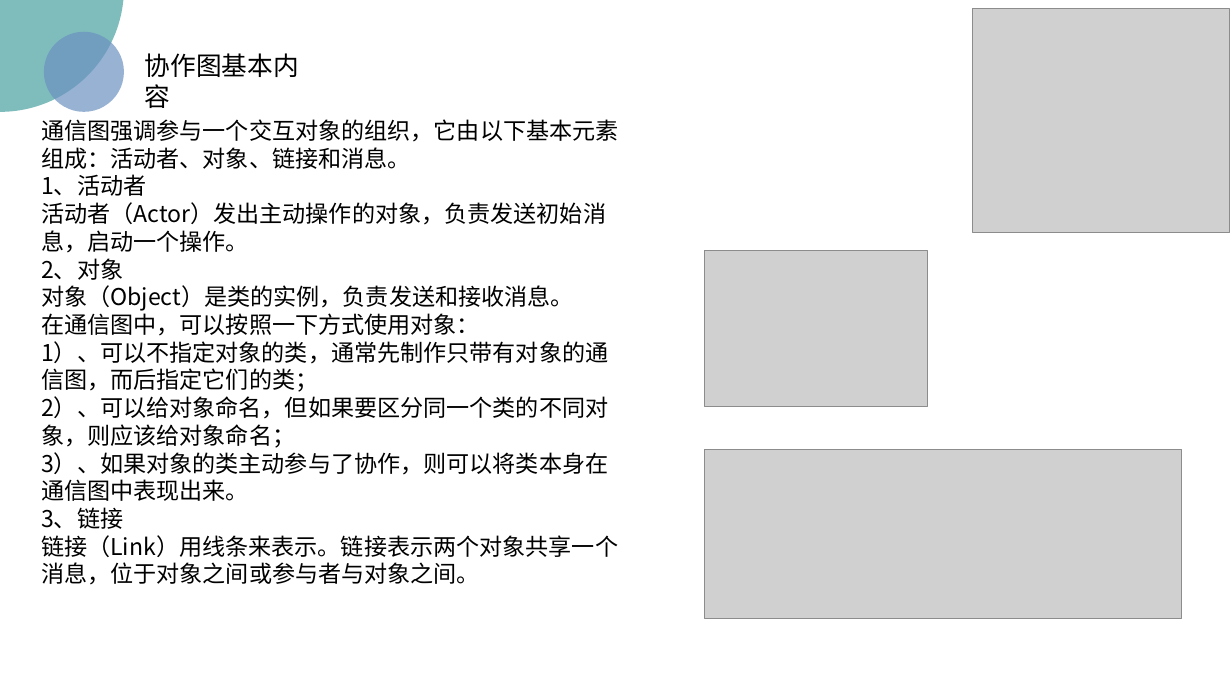
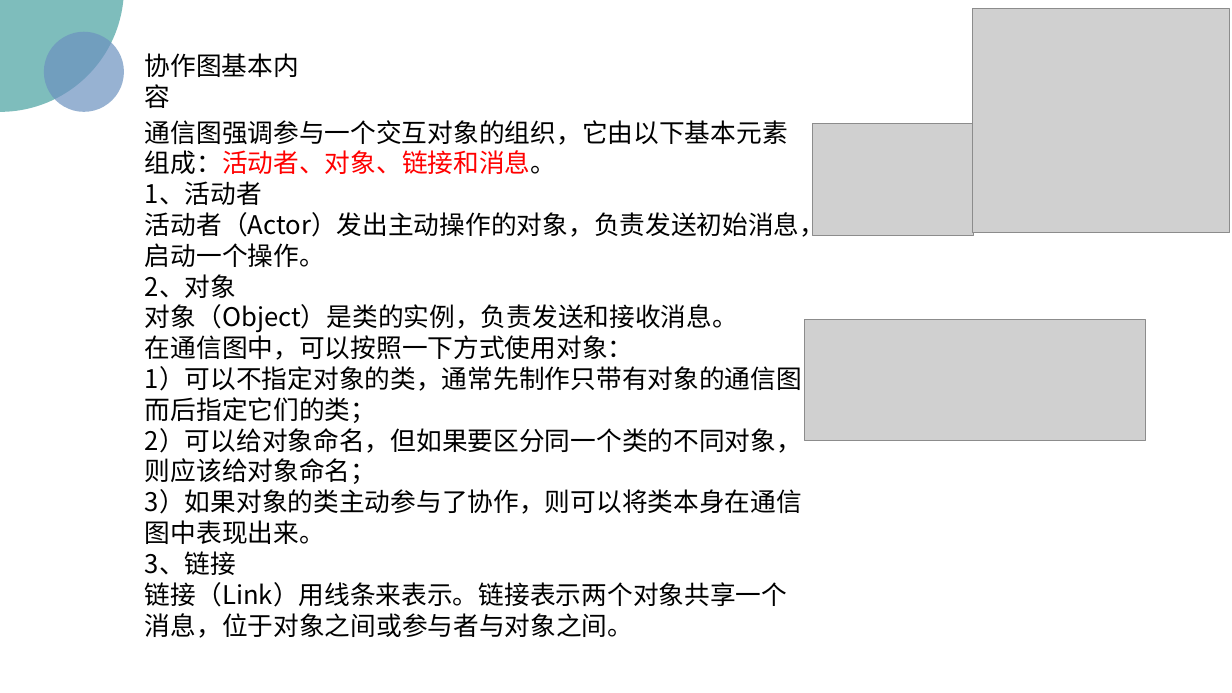
Before and after one commit to wyrda6/PRD2018-G17, a slide deck: slide 41 of 非受控文档/翻转课堂/UML基础1.pptx (slide 43 before the commit). Drawn at 1232x693 pixels with LibreOffice and Linux fonts; fonts in the diff are those of the drawing; grey boxes stand for pictures; background and template pictures are left out. Boxes give left, top, right and bottom in pixels: in the first picture for what was removed or moved away, otherwise in the second. Text is boxed around its words. In the diff, an @@ line names an element or a change of style, - is before the commit and + after.

```diff
--- a/非受控文档/翻转课堂/UML基础1.pptx
+++ b/非受控文档/翻转课堂/UML基础1.pptx
@@ text "通信图强调参与一个交互对象的组织，它由以下基本元素组成：活动者、对象、链接和消息。": place and size @@
-text "通信图强调参与一个交互对象的组织，它由以下基本元素组成：活动者、对象、链接和消息。" at [41,119,618,585]
+text "通信图强调参与一个交互对象的组织，它由以下基本元素组成：活动者、对象、链接和消息。" at [145,120,828,638]
@@ text at [145,120,825,638]: size 18 to 20 pt in "通信图强调参与一个交互对象的组织，它由以下基本元素组成：活动者、对象、链接和消息。", "1、活动者", "活动者（Actor）发出主动操作的对象，负责发送初始消息，启动一个操作。", "2、对象" and 4 more places; text colour #000000 to #FF0000 in "通信图强调参与一个交互对象的组织，它由以下基本元素组成：活动者、对象、链接和消息。" @@
@@ picture: place and size @@
-picture at [705,250,928,406]
+picture at [812,124,973,237]
@@ picture: place and size @@
-picture at [705,449,1182,618]
+picture at [805,320,1146,441]
@@ text at [145,362,828,544]: text changed; size 18 to 20 pt @@
-1）、可以不指定对象的类，通常先制作只带有对象的通信图，而后指定它们的类；
-2）、可以给对象命名，但如果要区分同一个类的不同对象，则应该给对象命名；
-3）、如果对象的类主动参与了协作，则可以将类本身在通信图中表现出来。
+1）可以不指定对象的类，通常先制作只带有对象的通信图，而后指定它们的类；
+2）可以给对象命名，但如果要区分同一个类的不同对象，则应该给对象命名；
+3）如果对象的类主动参与了协作，则可以将类本身在通信图中表现出来。
```
Also in this commit, not shown: 56 other slides changed, 4 slides added, 4 slides removed.
